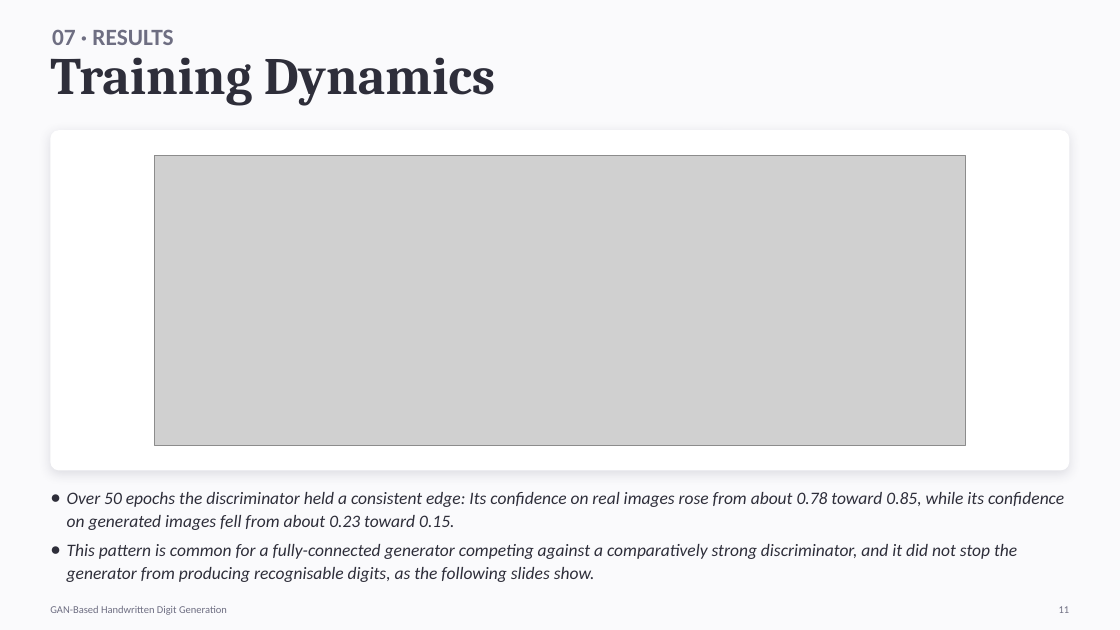
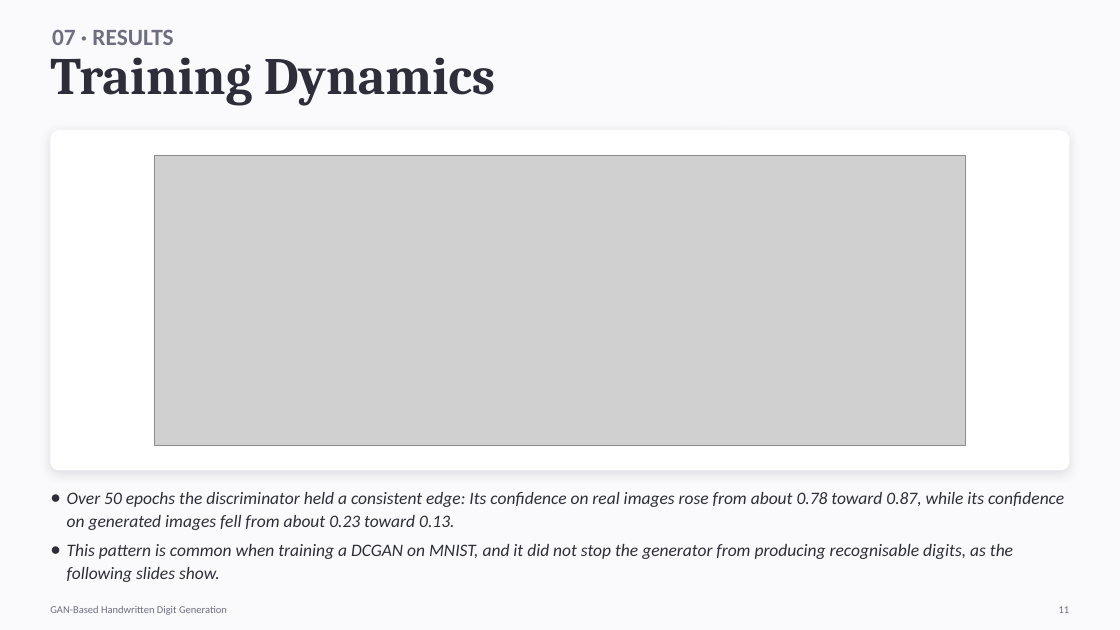
Before and after one commit to Stoobyy/gan-handwriting, a slide deck: slide 11 of Presentation PPT/Presentation PPT.pptx. Drawn at 1120x630 pixels with LibreOffice and Linux fonts; fonts in the diff are those of the drawing; grey boxes stand for pictures. Boxes give left, top, right and bottom in pixels: in the first picture for what was removed or moved away, otherwise in the second. Text is boxed around its words. In the diff, an @@ line names an element or a change of style, - is before the commit and + after.

```diff
--- a/Presentation PPT/Presentation PPT.pptx
+++ b/Presentation PPT/Presentation PPT.pptx
@@ text at bbox=[67, 492, 1064, 582]: text changed @@
-● Over 50 epochs the discriminator held a consistent edge: Its confidence on real images rose from about 0.78 toward 0.85, while its confidence on generated images fell from about 0.23 toward 0.15.
-● This pattern is common for a fully-connected generator competing against a comparatively strong discriminator, and it did not stop the generator from producing recognisable digits, as the following slides show.
+● Over 50 epochs the discriminator held a consistent edge: Its confidence on real images rose from about 0.78 toward 0.87, while its confidence on generated images fell from about 0.23 toward 0.13.
+● This pattern is common when training a DCGAN on MNIST, and it did not stop the generator from producing recognisable digits, as the following slides show.
```
Also in this commit, not shown: 11 other slides changed, 14 other files.
